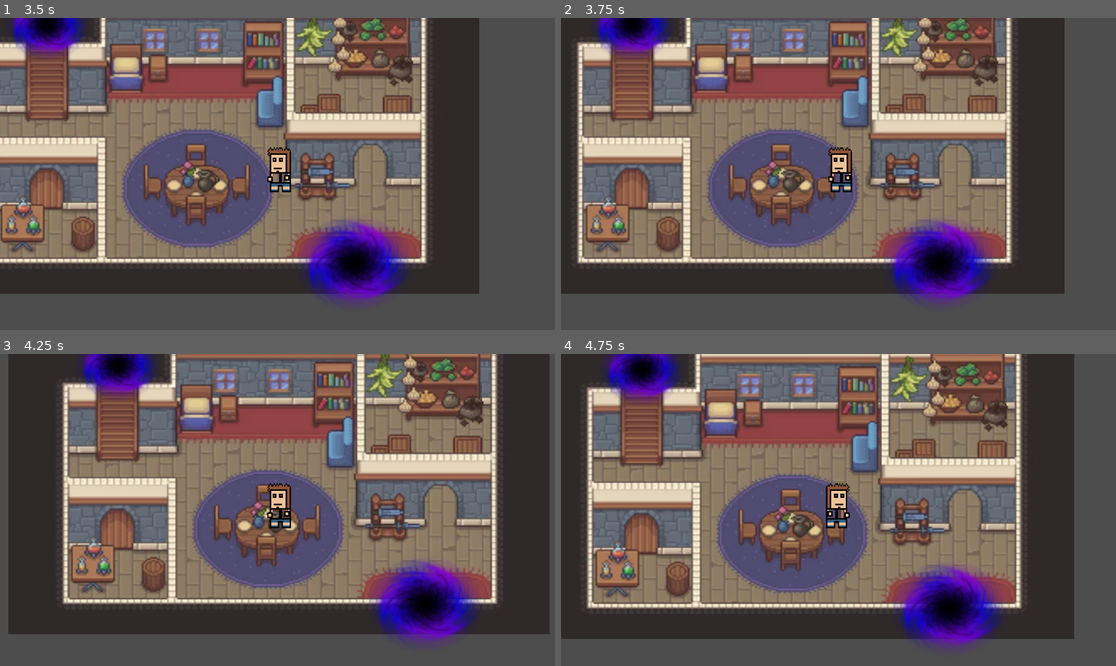
Above: before the commit, frames 1-4 (two rows, left to right).
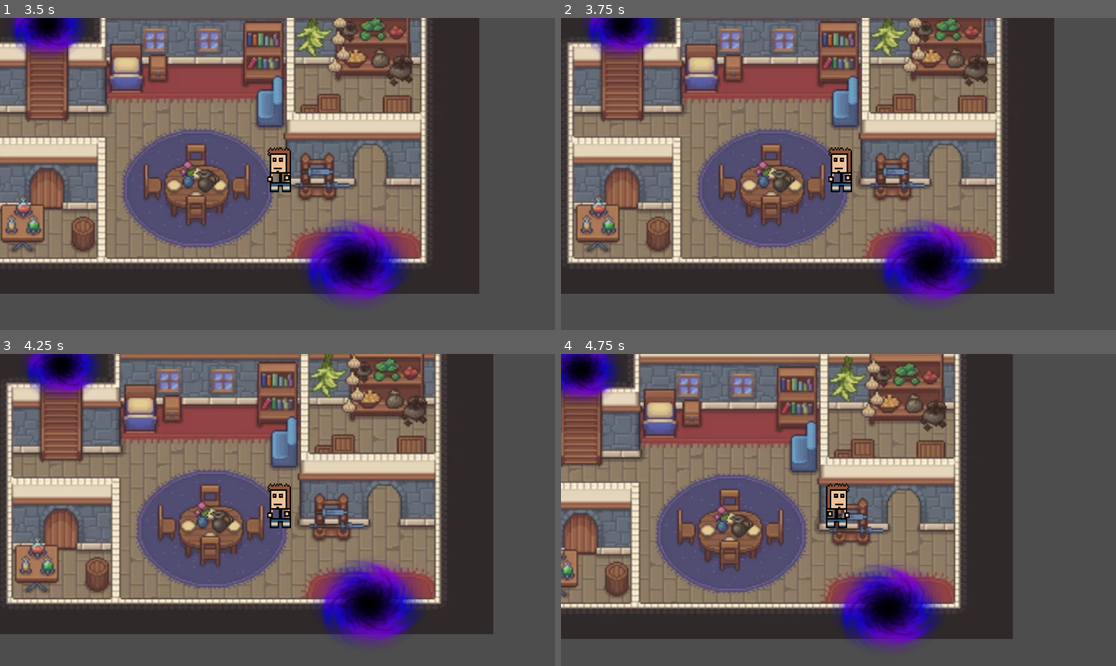
Above: after the commit, the same moments.

Repository: CISC204-S26/hw4-bribri-dtb
Game: Godot game, scene res://level_1.tscn
The game is run twice, just before and just after one commit, with the same random seed, the same clock (stepped at 60 frames per second) and the same inputs. This scene is started directly instead of the project's main scene.
Inputs:
- Up to frame 1 (3.5 s): tap Enter at 0.5 s; hold Right (move right) 0.53-2.03 s; tap W (move up) at 0.77, 1.52, 3.02 s; tap Space at 2 s; hold A (move left) from 2.03 s (still down)
- Up to frame 2 (3.75 s): keep holding A (move left)
- Up to frame 3 (4.25 s): keep holding A (move left); tap W (move up) at 3.77 s
- Up to frame 4 (4.75 s): release A (move left) at 4.28 s; hold Right (move right) from 4.28 s (still down); tap W (move up) at 4.52 s

Frame 1 is identical in both runs. In frame 2, 29% of the frame differs, in the area x 0-91%, y 0-91%; in frame 3, 64%, in the area x 0-99%, y 0-94%; in frame 4, 60%.

Commit message:
v6 collision

Diff:
--- a/pair-project/level_1.tscn
+++ b/pair-project/level_1.tscn
@@ -39,6 +39,27 @@
 [sub_resource type="SegmentShape2D" id="SegmentShape2D_1pe0h"]
 a = Vector2(935, 308)
 b = Vector2(1013, 309)
+
+[sub_resource type="RectangleShape2D" id="RectangleShape2D_ihfcg"]
+size = Vector2(41.5, 24)
+
+[sub_resource type="RectangleShape2D" id="RectangleShape2D_rka8t"]
+size = Vector2(57.5, 68.5)
+
+[sub_resource type="RectangleShape2D" id="RectangleShape2D_5hph3"]
+size = Vector2(381, 57.5)
+
+[sub_resource type="RectangleShape2D" id="RectangleShape2D_j7kpp"]
+size = Vector2(66, 91)
+
+[sub_resource type="RectangleShape2D" id="RectangleShape2D_bjebc"]
+size = Vector2(37.5, 51.25)
+
+[sub_resource type="RectangleShape2D" id="RectangleShape2D_5rr72"]
+size = Vector2(84, 110)
+
+[sub_resource type="RectangleShape2D" id="RectangleShape2D_gyffv"]
+size = Vector2(59, 88.9375)
 
 [node name="Level 1" type="Node2D" unique_id=1870354116]
 
@@ -105,3 +126,69 @@
 
 [node name="CollisionShape2D" type="CollisionShape2D" parent="CollisionsStuff/StaticBody2D8" unique_id=937434424]
 shape = SubResource("SegmentShape2D_1pe0h")
+
+[node name="StaticBody2D9" type="StaticBody2D" parent="CollisionsStuff" unique_id=1585793176]
+
+[node name="CollisionShape2D" type="CollisionShape2D" parent="CollisionsStuff/StaticBody2D9" unique_id=1401163928]
+position = Vector2(462, 453)
+shape = SubResource("RectangleShape2D_ihfcg")
+
+[node name="StaticBody2D10" type="StaticBody2D" parent="CollisionsStuff" unique_id=266746017]
+
+[node name="CollisionShape2D" type="CollisionShape2D" parent="CollisionsStuff/StaticBody2D10" unique_id=753858951]
+position = Vector2(632.25, 451)
+shape = SubResource("RectangleShape2D_ihfcg")
+
+[node name="StaticBody2D11" type="StaticBody2D" parent="CollisionsStuff" unique_id=716125049]
+
+[node name="CollisionShape2D" type="CollisionShape2D" parent="CollisionsStuff/StaticBody2D11" unique_id=1162302472]
+position = Vector2(542, 496)
+shape = SubResource("RectangleShape2D_ihfcg")
+
+[node name="StaticBody2D12" type="StaticBody2D" parent="CollisionsStuff" unique_id=952764752]
+
+[node name="CollisionShape2D" type="CollisionShape2D" parent="CollisionsStuff/StaticBody2D12" unique_id=1669136479]
+position = Vector2(538, 389)
+shape = SubResource("RectangleShape2D_ihfcg")
+
+[node name="StaticBody2D13" type="StaticBody2D" parent="CollisionsStuff" unique_id=1488894984]
+
+[node name="CollisionShape2D" type="CollisionShape2D" parent="CollisionsStuff/StaticBody2D13" unique_id=1646691047]
+position = Vector2(698.75, 297.25)
+shape = SubResource("RectangleShape2D_rka8t")
+
+[node name="StaticBody2D14" type="StaticBody2D" parent="CollisionsStuff" unique_id=546586674]
+
+[node name="CollisionShape2D" type="CollisionShape2D" parent="CollisionsStuff/StaticBody2D14" unique_id=1265998015]
+position = Vector2(536.5, 100.25)
+shape = SubResource("RectangleShape2D_5hph3")
+
+[node name="StaticBody2D15" type="StaticBody2D" parent="CollisionsStuff" unique_id=1631930673]
+
+[node name="CollisionShape2D" type="CollisionShape2D" parent="CollisionsStuff/StaticBody2D15" unique_id=29560747]
+position = Vector2(393, 210.5)
+shape = SubResource("RectangleShape2D_j7kpp")
+
+[node name="StaticBody2D16" type="StaticBody2D" parent="CollisionsStuff" unique_id=632947454]
+
+[node name="CollisionShape2D" type="CollisionShape2D" parent="CollisionsStuff/StaticBody2D16" unique_id=1115565964]
+position = Vector2(461, 207.625)
+shape = SubResource("RectangleShape2D_bjebc")
+
+[node name="StaticBody2D17" type="StaticBody2D" parent="CollisionsStuff" unique_id=591185957]
+
+[node name="CollisionShape2D" type="CollisionShape2D" parent="CollisionsStuff/StaticBody2D17" unique_id=618094737]
+position = Vector2(680, 175)
+shape = SubResource("RectangleShape2D_5rr72")
+
+[node name="StaticBody2D18" type="StaticBody2D" parent="CollisionsStuff" unique_id=597200225]
+
+[node name="CollisionShape2D" type="CollisionShape2D" parent="CollisionsStuff/StaticBody2D18" unique_id=1943861747]
+position = Vector2(313, 186.53125)
+shape = SubResource("RectangleShape2D_gyffv")
+
+[node name="StaticBody2D19" type="StaticBody2D" parent="CollisionsStuff" unique_id=1118738337]
+
+[node name="CollisionShape2D" type="CollisionShape2D" parent="CollisionsStuff/StaticBody2D19" unique_id=117627793]
+position = Vector2(152.5, 216.3125)
+shape = SubResource("RectangleShape2D_gyffv")
